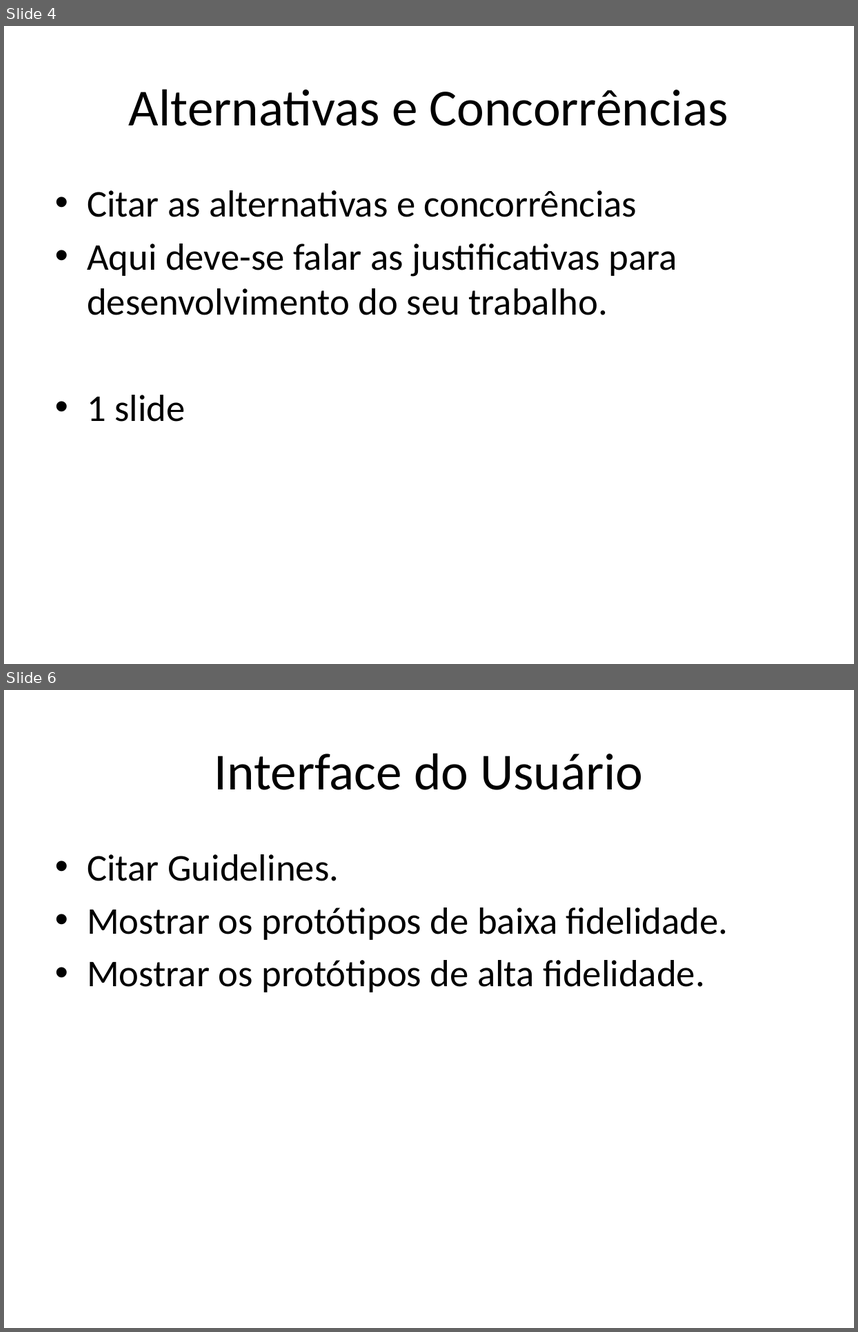
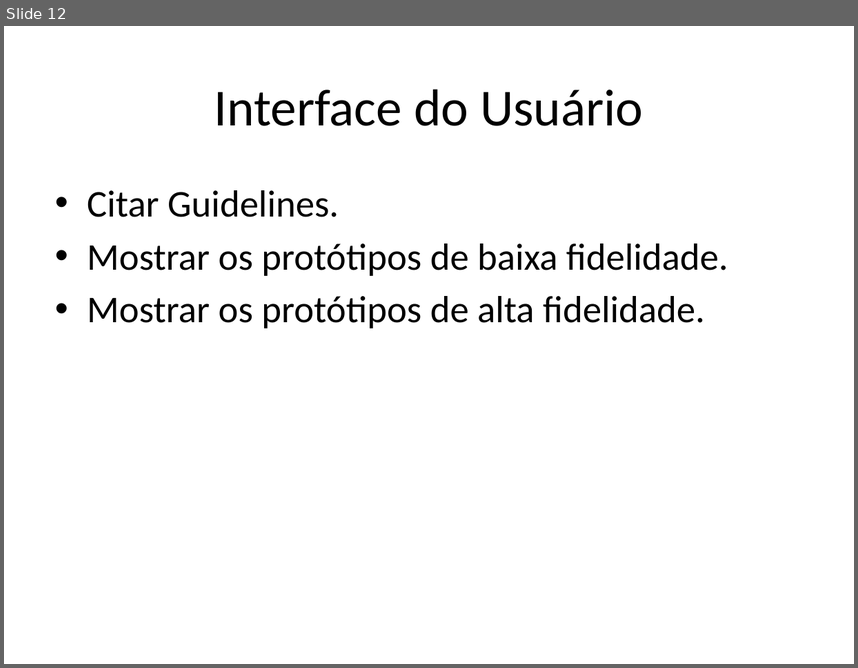
Before and after one commit to kokmz/TCCHUE, a slide deck: documentacao/G4_Apresentacao2sem2014_Final.pptx. Shown one above the other, each under a label of ours: slides 4 and 6 before the commit, slide 12 after it; the slides between them are not shown. The pictures are 858x1332 and 858x668 pixels, drawn with LibreOffice and Linux fonts; fonts in the diff are those of the drawing; background and template pictures are left out. Boxes give left, top, right and bottom in pixels: in the first picture for what was removed or moved away, otherwise in the second. Text is boxed around its words. In the diff, an @@ line names an element or a change of style, - is before the commit and + after.

```diff
--- a/documentacao/G4_Apresentacao2sem2014_Final.pptx
+++ b/documentacao/G4_Apresentacao2sem2014_Final.pptx
@@ slide 4 removed at box(4, 26, 854, 664), background picture (left out) @@
@@ title removed at box(129, 89, 728, 126) @@
-Alternativas e Concorrências
@@ text removed at box(87, 190, 677, 421) @@
-• Citar as alternativas e concorrências
-• Aqui deve-se falar as justificativas para desenvolvimento do seu trabalho.
-• 1 slide
@@ what was slide 6 is now slide 12 @@
```
Also in this commit, not shown: 3 slides changed, 13 slides added, 4 other slides removed.
